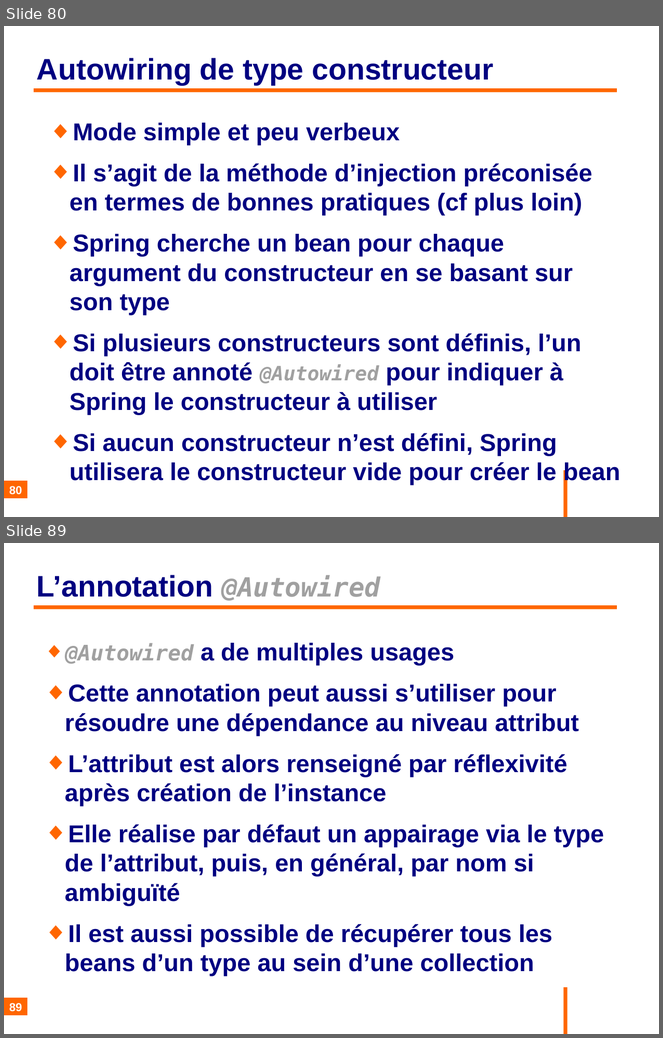
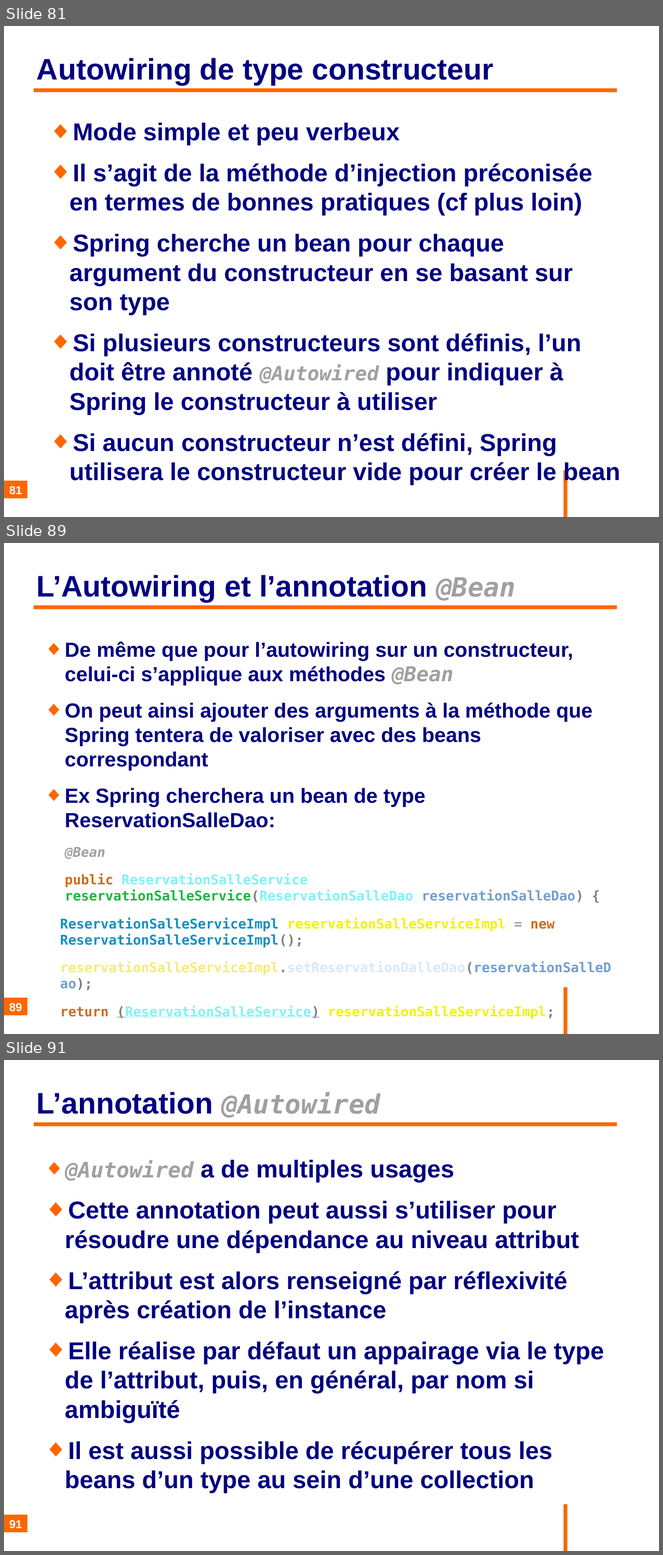
Before and after one commit to philphils/formation-spring, a slide deck: Documentation/diapo_formation_spring.odp. Shown one above the other, each under a label of ours: slides 80 and 89 before the commit, slides 81, 89 and 91 after it; the slides between them are not shown. The pictures are 663x1038 and 663x1555 pixels, drawn with LibreOffice and Linux fonts; fonts in the diff are those of the drawing; background and template pictures are left out. Boxes give left, top, right and bottom in pixels: in the first picture for what was removed or moved away, otherwise in the second. Text is boxed around its words. In the diff, an @@ line names an element or a change of style, - is before the commit and + after.

```diff
--- a/Documentation/diapo_formation_spring.odp
+++ b/Documentation/diapo_formation_spring.odp
@@ slide 89 added at (x1=4, y1=543, x2=659, y2=1034), background #FFFFFF; not listed: 1 template element that a slide beside it also shows @@
@@ title added at (x1=37, y1=575, x2=516, y2=602), 36 pt, text #000080, bold @@
+L’Autowiring et l’annotation @Bean
@@ line added from (34, 607) to (618, 607), #FF6600 4.54 pt @@
@@ text added at (x1=60, y1=641, x2=611, y2=976), 16.3 pt, text #000080, bold @@
+◆ De même que pour l’autowiring sur un constructeur, celui-ci s’applique aux méthodes @Bean
+◆ On peut ainsi ajouter des arguments à la méthode que Spring tentera de valoriser avec des beans correspondant
+◆ Ex Spring cherchera un bean de type ReservationSalleDao:
+@Bean
+public ReservationSalleService reservationSalleService(ReservationSalleDao reservationSalleDao) {
+ReservationSalleServiceImpl reservationSalleServiceImpl = new ReservationSalleServiceImpl();
+reservationSalleServiceImpl.setReservationDalleDao(reservationSalleDao);
+return (ReservationSalleService) reservationSalleServiceImpl;
+}
@@ page number added at (x1=4, y1=999, x2=27, y2=1016), fill #FF6600, 14 pt, text #FFFFFF, bold @@
+89
@@ what was slide 80 is now slide 81 @@
@@ page number at (x1=9, y1=486, x2=22, y2=495): text changed @@
-80
+81
@@ what was slide 89 is now slide 91 @@
@@ page number at (x1=9, y1=1520, x2=22, y2=1529): text changed @@
-89
+91
```
Also in this commit, not shown: 15 slides changed, 1 other slide added.
